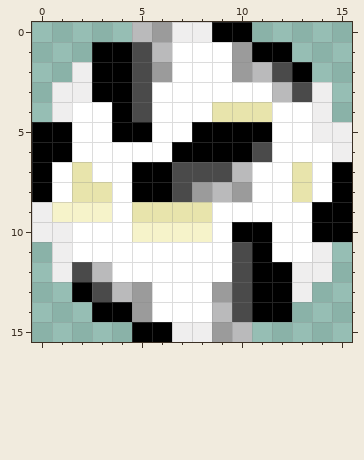
Pixel-art sprite: docs/img/favicon.png. The picture above was drawn from the file before the commit.
The file is 16x16 pixels. Colours within 5 levels of each other are drawn and written as one.
And afterwards:
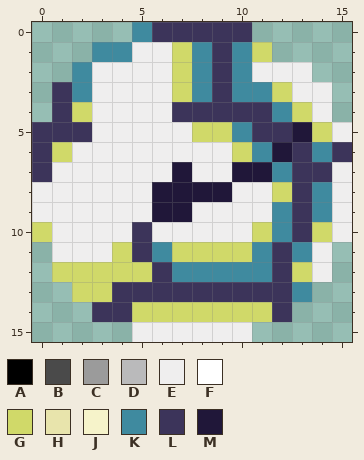
Palette (. is transparent): A #000000  B #4a4a4a  C #9b9b9b  D #bababb  E #efeeee  F #ffffff  G #d0d969  H #e8e4ac  J #f6f3ca  K #3f8a9f  L #3c345a  M #201739
From old to new:
Changed rows in their new state; - is an unchanged pixel.
first column x 0:
 0 -----KLLLLL-----
 1 ---KKEEGKLKG.---
 2 --KEEEEGKLKEEE--
 3 -LKEEEEGKLKKGE--
 4 -LGEEEELLLLLKG--
 5 LLLEEEEEGGKLLMG-
 6 LGEEEEEEEEGKMLKL
 7 LEEEEEEMEEMMKLLE
 8 EEEEEEMMMMEEGLKE
 9 -EEEEEMMEEEEKLKE
10 G-EEELEEEEEGKLGE
11 --EEGLKGGGGKLK--
12 -GGGGGLKKKKKLG--
13 --GGLLLLLLLLLK--
14 ---LLGGGGGGGL---
15 -----EE--EE-----
Boxes around the changes in both pictures, in picture pixels (x1, y1, x2, y2):
changed: (32, 22, 352, 342)
